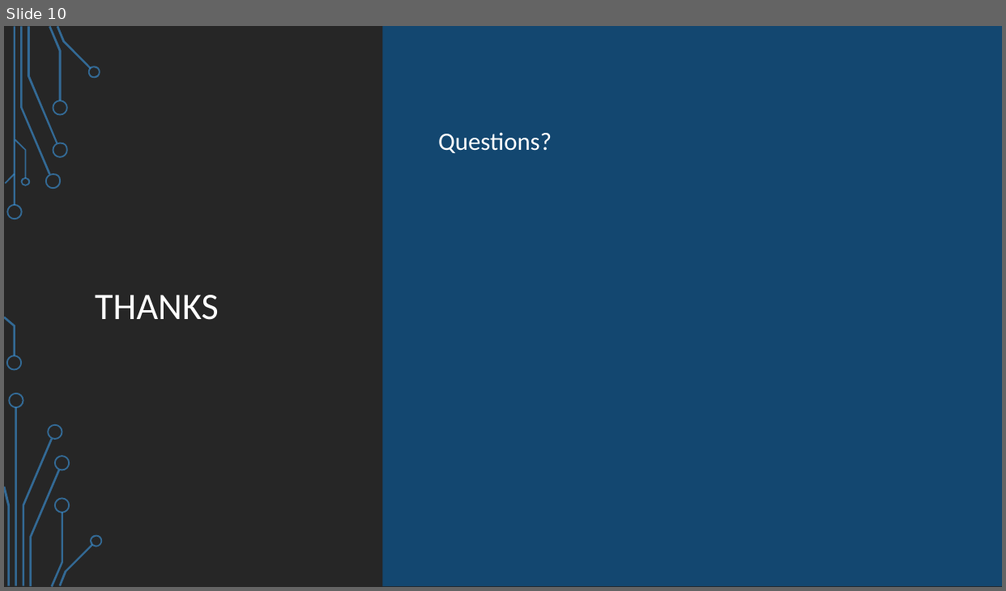
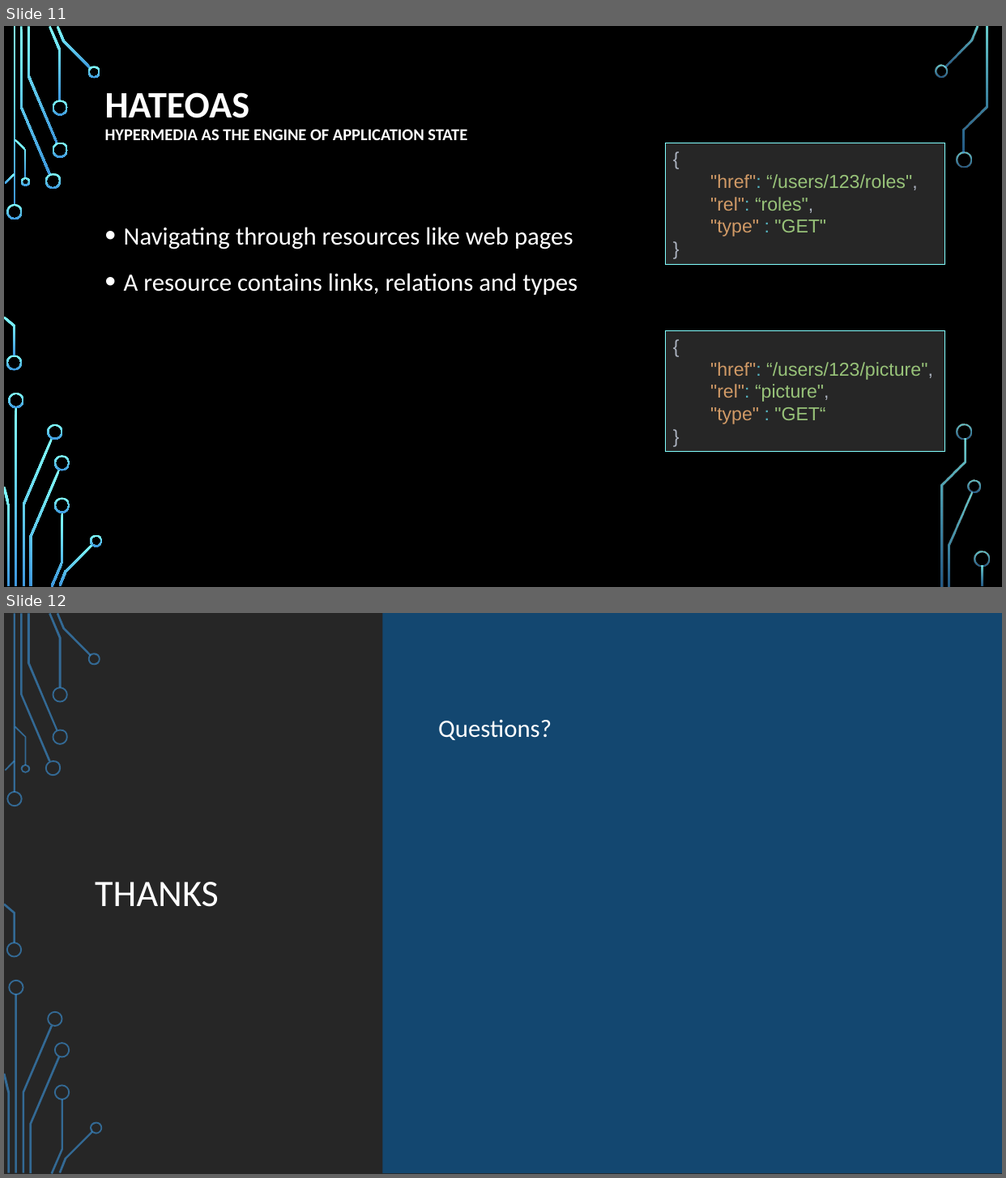
Before and after one commit to ollio/rest-quarkus-learning, a slide deck: docs/REST-presentation.pptx. Shown one above the other, each under a label of ours: slide 10 before the commit, slides 11 and 12 after it. The pictures are 1006x591 and 1006x1178 pixels, drawn with LibreOffice and Linux fonts; fonts in the diff are those of the drawing; background and template pictures are left out. Boxes give left, top, right and bottom in pixels: in the first picture for what was removed or moved away, otherwise in the second. Text is boxed around its words. In the diff, an @@ line names an element or a change of style, - is before the commit and + after.

```diff
--- a/docs/REST-presentation.pptx
+++ b/docs/REST-presentation.pptx
@@ slide 11 added at [4,26,1002,587], background picture (left out); not listed: 17 template elements that a slide beside it also shows @@
@@ title added at [105,92,467,140], 16 pt, text #FFFFFF, bold @@
+HATEOAS
+HYPERMEDIA AS THE ENGINE OF APPLICATION STATE
@@ rectangle added at [666,143,945,265], fill #262626, outline #82FFFF 0.75 pt, 18 pt, text #98C379 @@
+{
+"href": “/users/123/roles",
+"rel": “roles",
+"type" : "GET"
+}
@@ text added at [124,227,577,295], 24 pt, text #FFFFFF @@
+• Navigating through resources like web pages
+• A resource contains links, relations and types
@@ rectangle added at [666,331,945,453], fill #262626, outline #82FFFF 0.75 pt, 18 pt, text #98C379 @@
+{
+"href": “/users/123/picture",
+"rel": “picture",
+"type" : "GET“
+}
@@ group added at [6,65,990,586]: 19 freeform shapes @@
@@ what was slide 10 is now slide 12 @@
```
Also in this commit, not shown: 2 slides changed, 1 other slide added, 3 other files.
